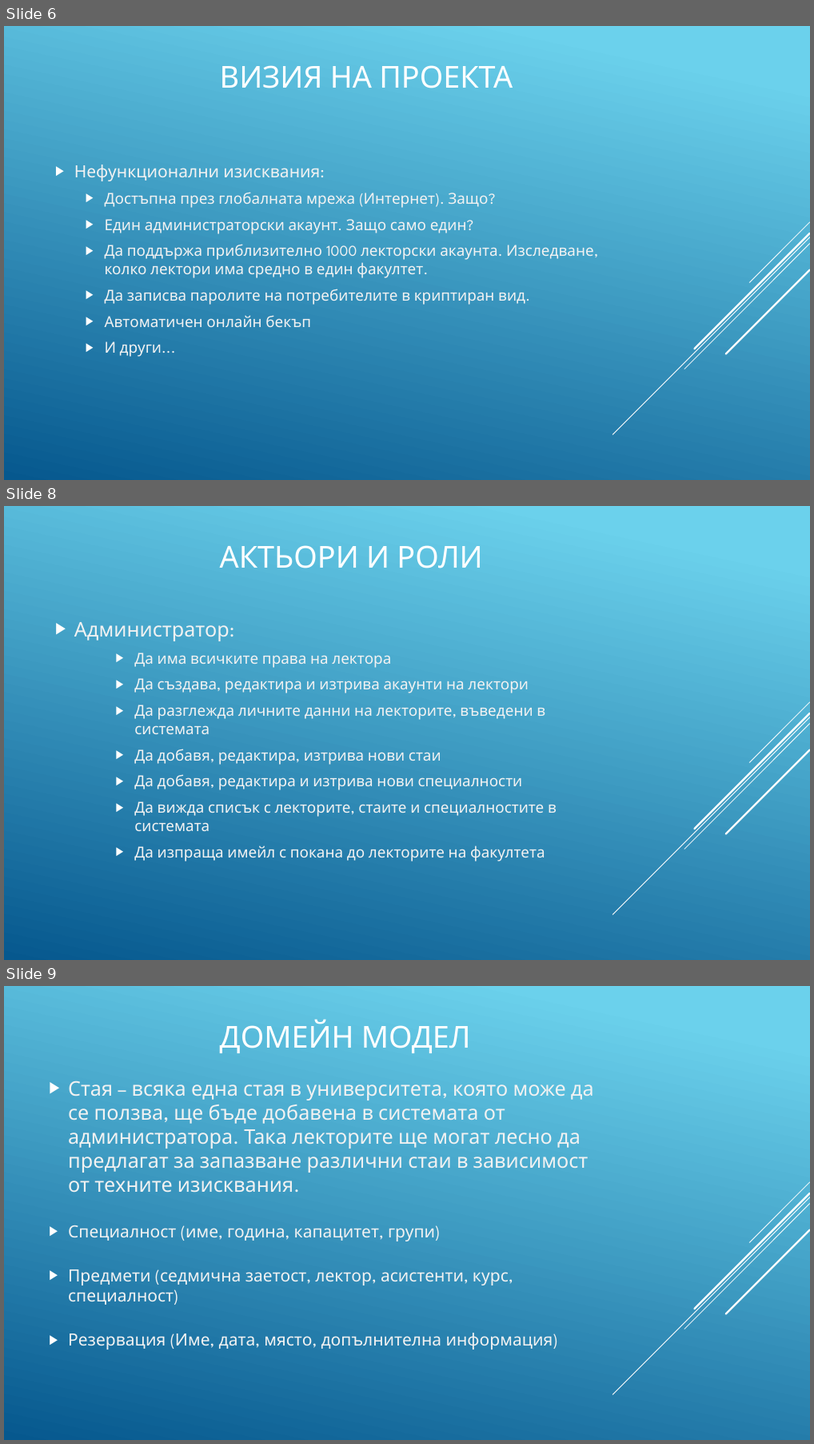
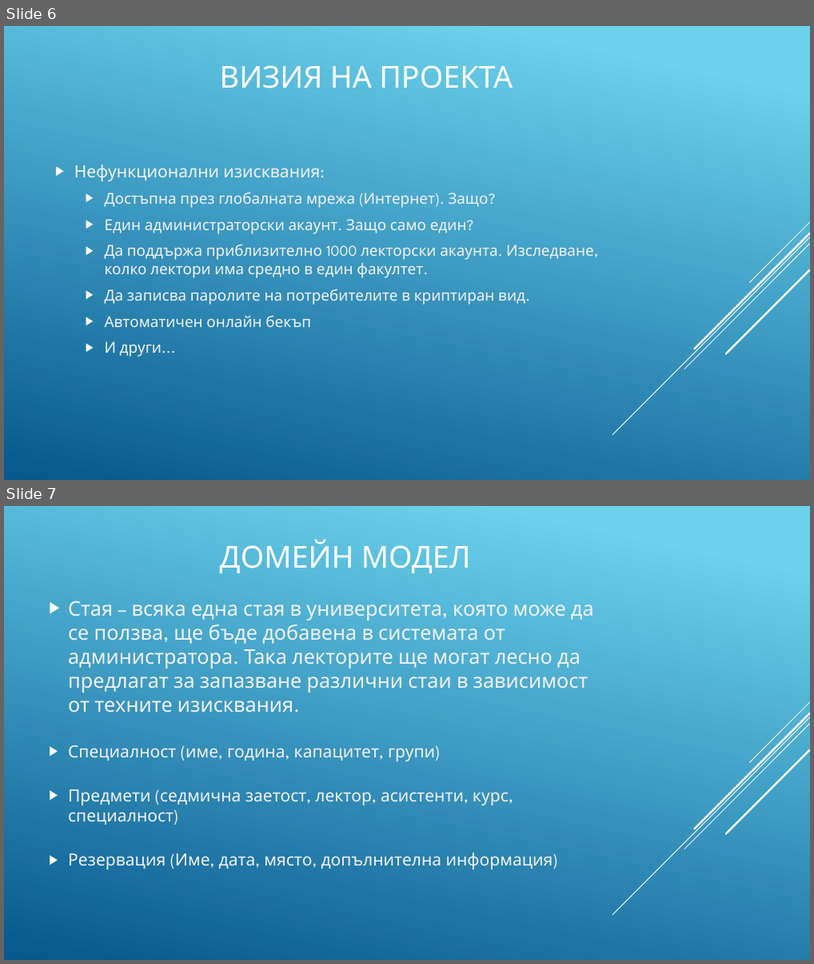
Before and after one commit to AlexanderTankov/APIS, a slide deck: APIS_2.1.pptx. Shown one above the other, each under a label of ours: slides 6, 8 and 9 before the commit, slides 6 and 7 after it; the slides between them are not shown. The pictures are 814x1444 and 814x964 pixels, drawn with LibreOffice and Linux fonts; fonts in the diff are those of the drawing. Boxes give left, top, right and bottom in pixels: in the first picture for what was removed or moved away, otherwise in the second. Text is boxed around its words. In the diff, an @@ line names an element or a change of style, - is before the commit and + after.

```diff
--- a/APIS_2.1.pptx
+++ b/APIS_2.1.pptx
@@ slide 8 removed at (4,506,810,960), background gradient #6ED2EB to #06588E; not listed: 5 template elements that a slide beside it also shows @@
@@ text removed at (220,545,482,568) @@
-АКТЬОРИ И РОЛИ
@@ text removed at (74,622,557,861) @@
-▶ Администратор:
-    ▶ Да има всичките права на лектора
-    ▶ Да създава, редактира и изтрива акаунти на лектори
-    ▶ Да разглежда личните данни на лекторите, въведени в системата
-    ▶ Да добавя, редактира, изтрива нови стаи
-    ▶ Да добавя, редактира и изтрива нови специалности
-    ▶ Да вижда списък с лекторите, стаите и специалностите в системата
-    ▶ Да изпраща имейл с покана до лекторите на факултета
@@ what was slide 9 is now slide 7 @@
```
Also in this commit, not shown: 2 slides changed, 1 other slide removed, 1 other file.
